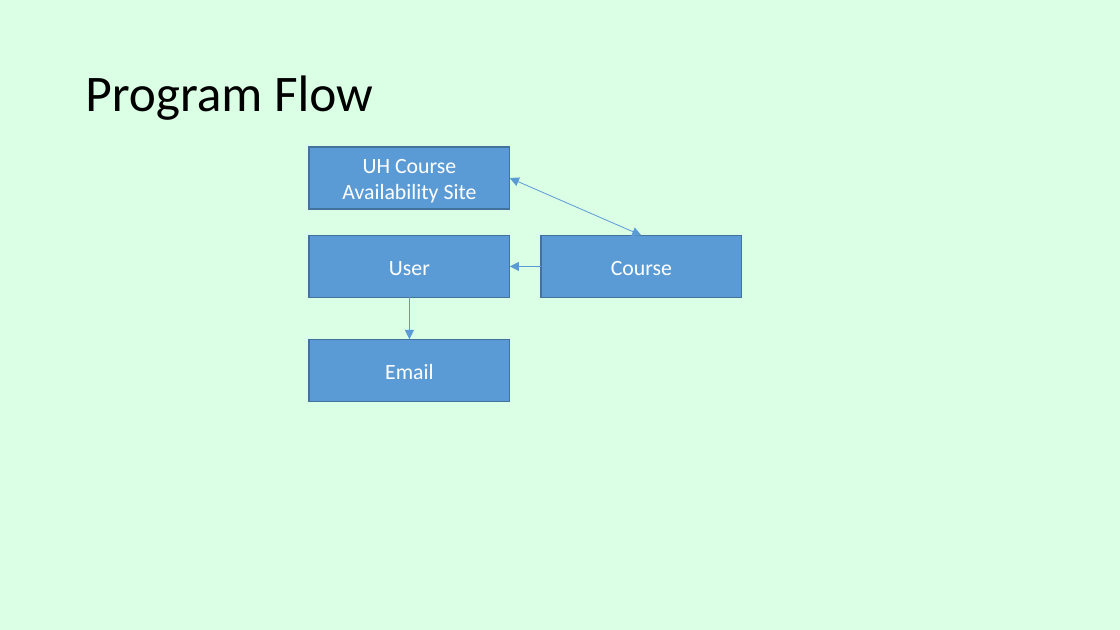
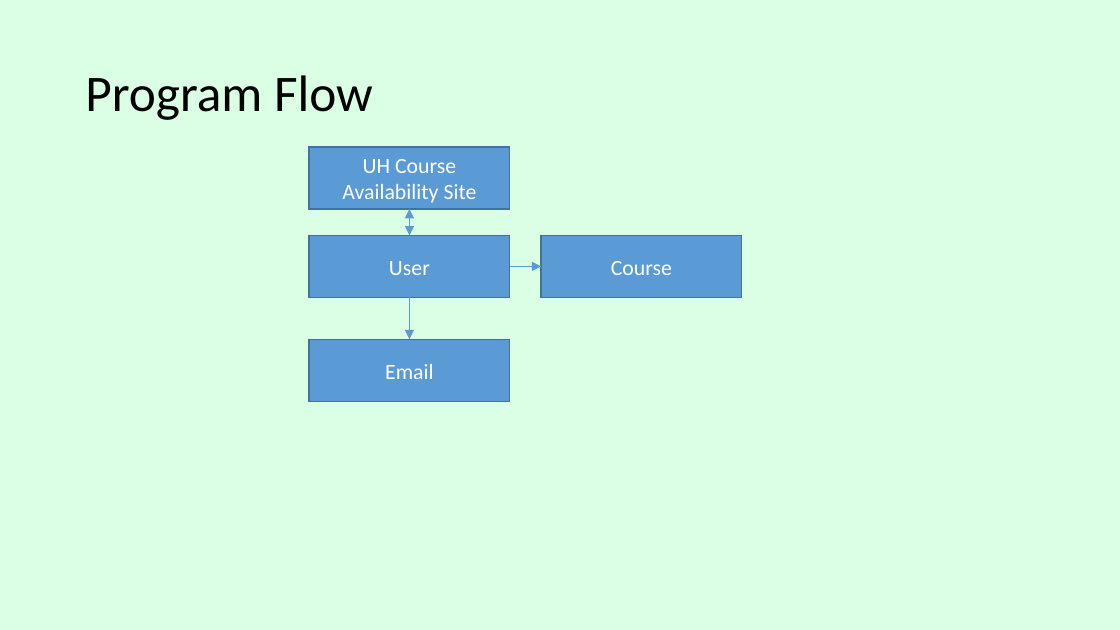
Before and after one commit to bsogata/course_availability, a slide deck: slide 4 of Course_Avail_Progress.pptx. Drawn at 1120x630 pixels with LibreOffice and Linux fonts; fonts in the diff are those of the drawing. Boxes give left, top, right and bottom in pixels: in the first picture for what was removed or moved away, otherwise in the second. Text is boxed around its words. In the diff, an @@ line names an element or a change of style, - is before the commit and + after.

Commit message:
Minor change to progress update slides.

```diff
--- a/Course_Avail_Progress.pptx
+++ b/Course_Avail_Progress.pptx
@@ double arrow moved from (510, 178) - (642, 235) to (410, 209) - (410, 235) @@
@@ arrow moved from (541, 267) - (510, 267) to (510, 267) - (541, 267) @@
```
